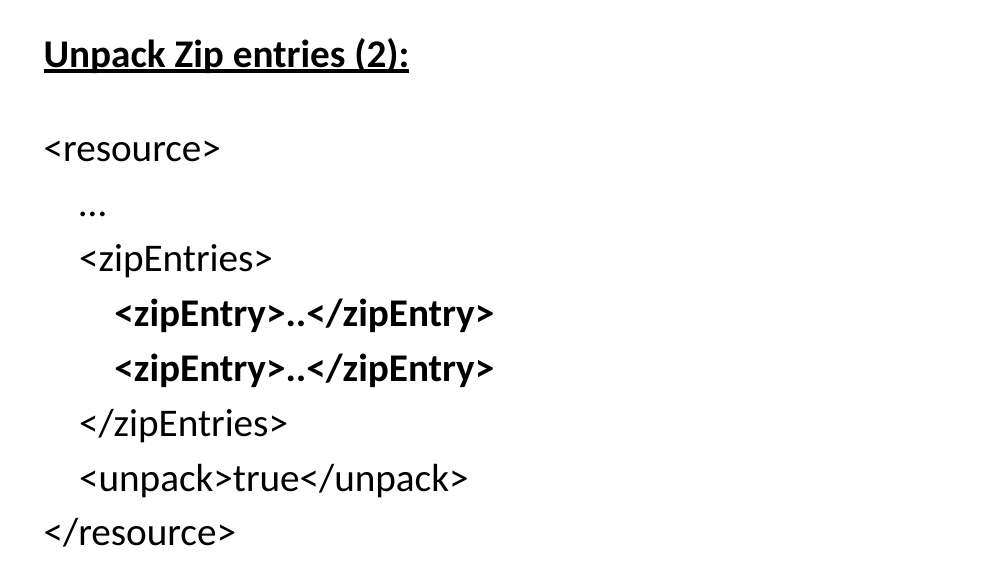
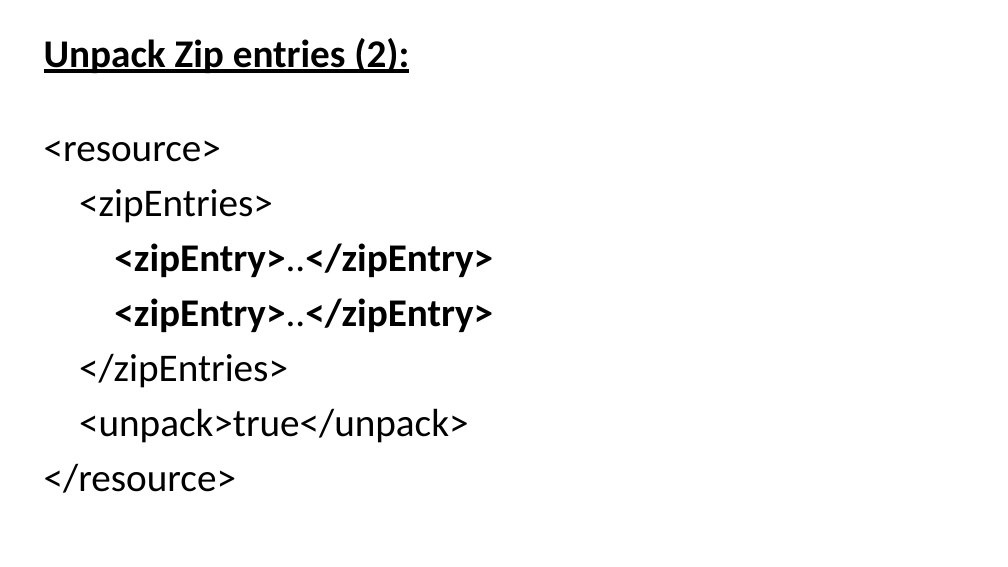
Before and after one commit to evgeny-goldin/maven-plugins, a slide deck: slide 29 of maven-plugins.pptx. Drawn at 1008x567 pixels with LibreOffice and Linux fonts; fonts in the diff are those of the drawing; background and template pictures are left out. Boxes give left, top, right and bottom in pixels: in the first picture for what was removed or moved away, otherwise in the second. Text is boxed around its words. In the diff, an @@ line names an element or a change of style, - is before the commit and + after.

```diff
--- a/maven-plugins.pptx
+++ b/maven-plugins.pptx
@@ text at (x1=44, y1=38, x2=493, y2=493): paragraph removed @@
-…
@@ text at (x1=114, y1=243, x2=493, y2=332): bold off in "<zipEntry>..</zipEntry>", "<zipEntry>..</zipEntry>" @@
```
Also in this commit, not shown: 28 other slides changed.
